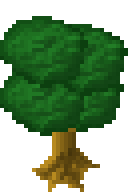
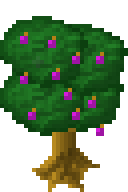
The second 128×192 image is a revision of the first. Changes to its layers:
added layer "luumut" above "latva" over (20, 32, 104, 136)
